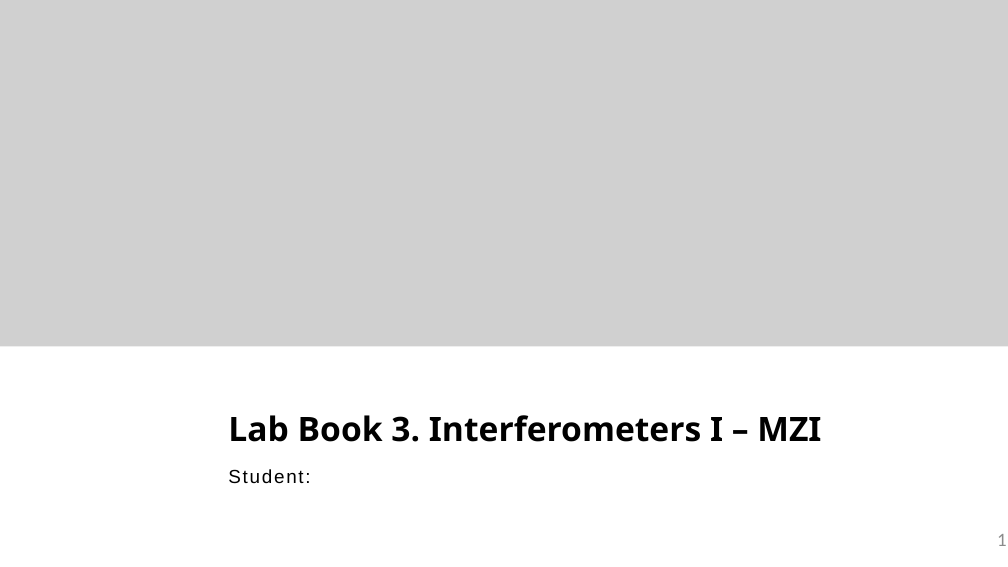
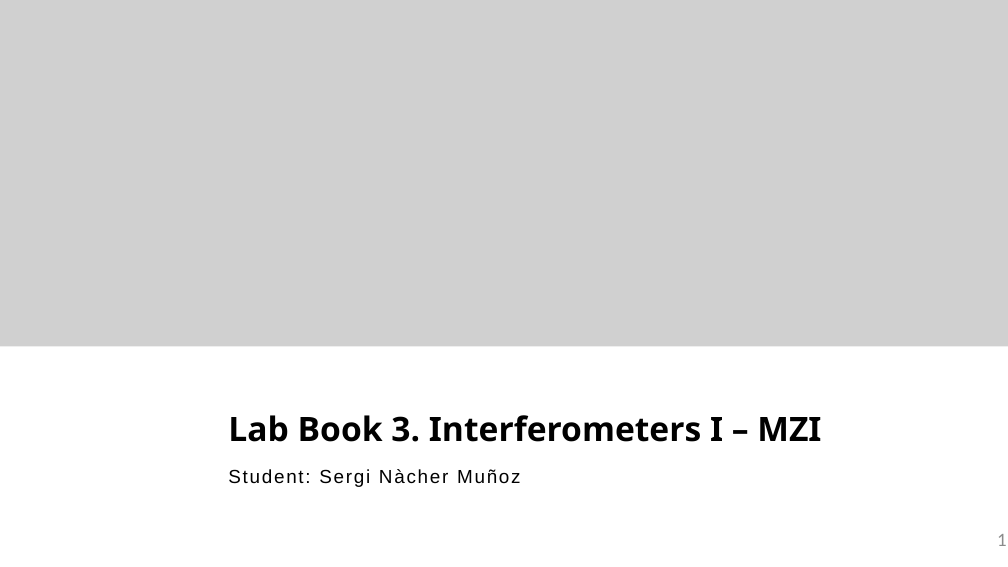
Before and after one commit to snacmuo/pic-upv-lab3, a slide deck: slide 1 of LabBook_3.pptx. Drawn at 1008x567 pixels with LibreOffice and Linux fonts; fonts in the diff are those of the drawing; grey boxes stand for pictures; background and template pictures are left out. Boxes give left, top, right and bottom in pixels: in the first picture for what was removed or moved away, otherwise in the second. Text is boxed around its words. In the diff, an @@ line names an element or a change of style, - is before the commit and + after.

```diff
--- a/LabBook_3.pptx
+++ b/LabBook_3.pptx
@@ text at (228, 469, 521, 487): text changed @@
-Student:
+Student: Sergi Nàcher Muñoz
```
Also in this commit, not shown: 4 other slides changed, 1 slide removed, 1 other file.
